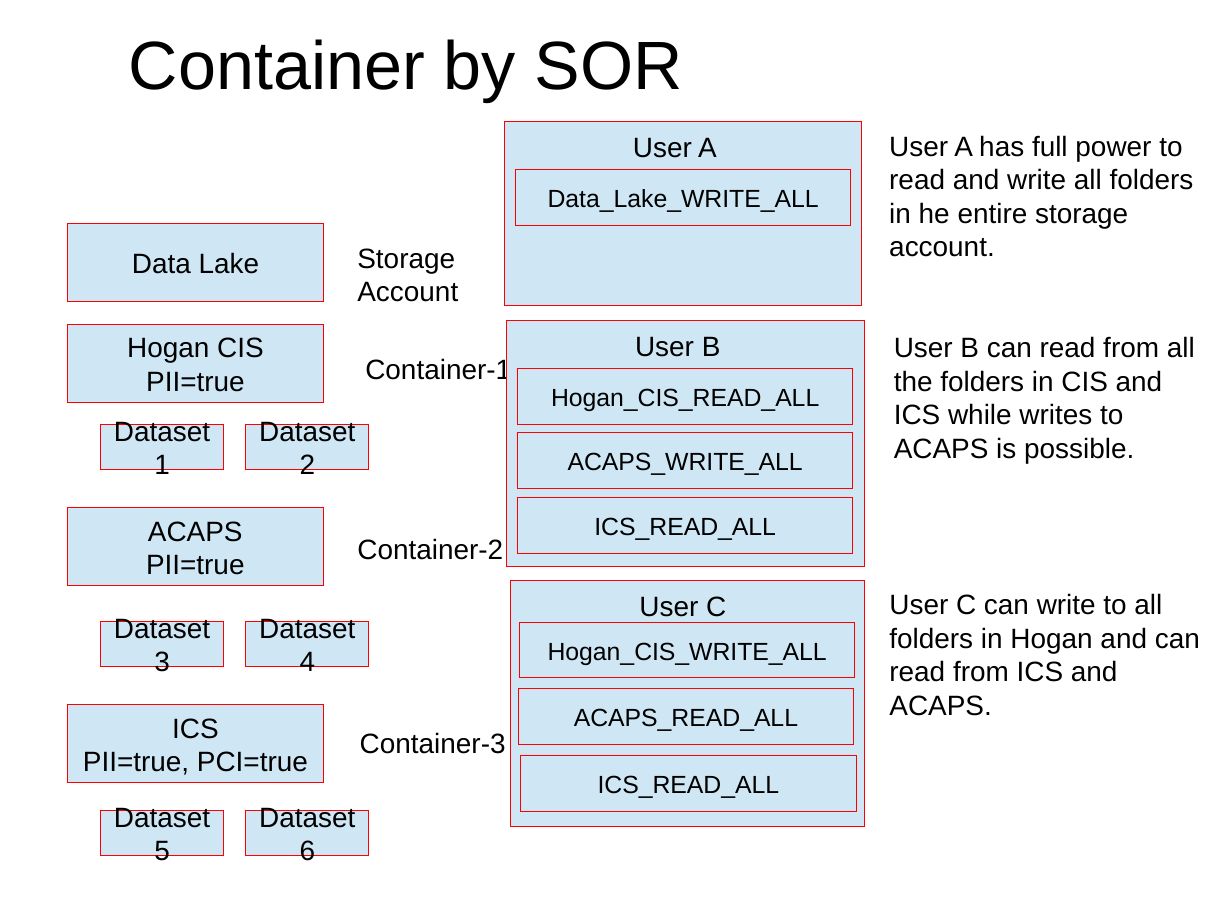
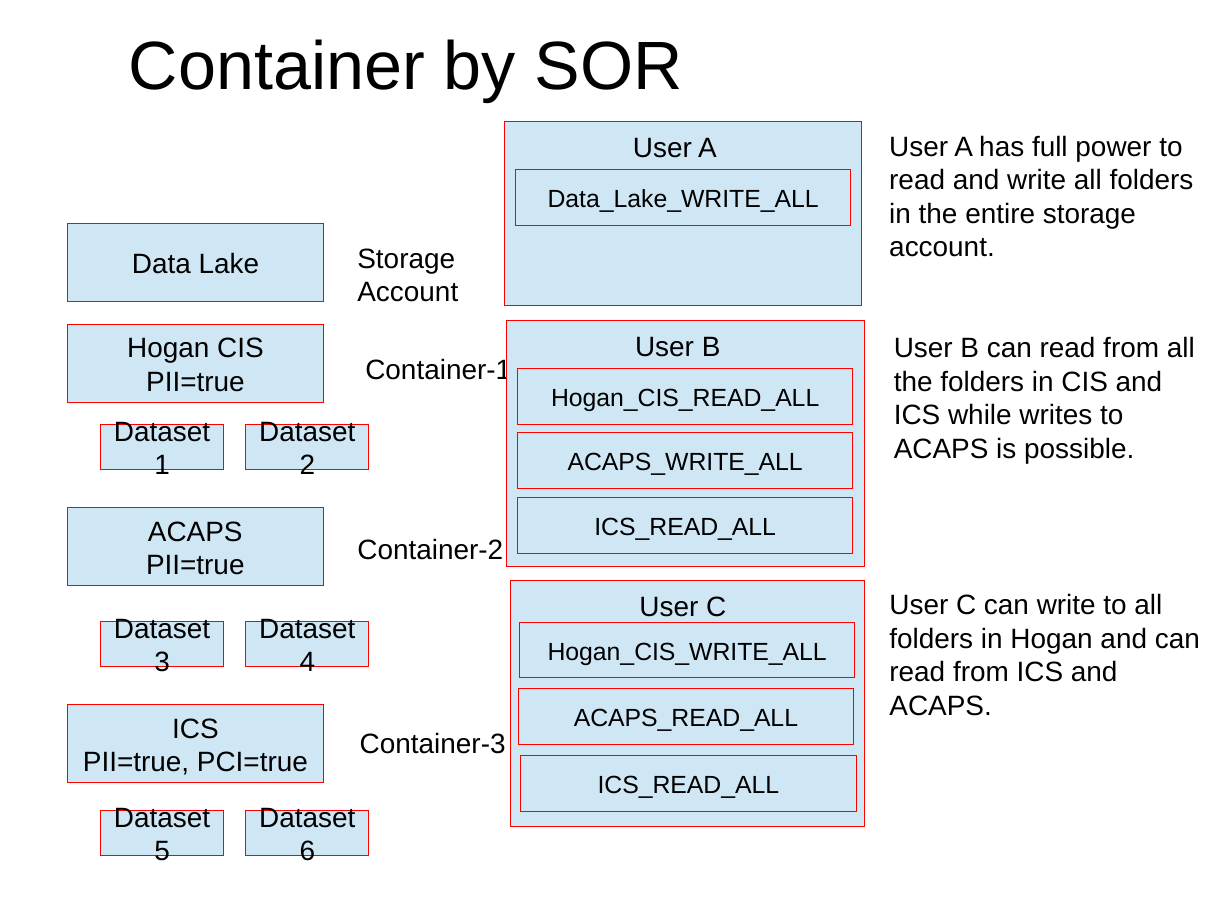
Before and after one commit to SowmyaVenky/AzureSynapseExperiments, a slide deck: slide 5 of ADLS_Security_Design.odp. Drawn at 1232x924 pixels with LibreOffice and Linux fonts; fonts in the diff are those of the drawing. Boxes give left, top, right and bottom in pixels: in the first picture for what was removed or moved away, otherwise in the second. Text is boxed around its words. In the diff, an @@ line names an element or a change of style, - is before the commit and + after.

```diff
--- a/ADLS_Security_Design.odp
+++ b/ADLS_Security_Design.odp
@@ text at box(889, 135, 1194, 257): text changed @@
-User A has full power to read and write all folders in he entire storage account.
+User A has full power to read and write all folders in the entire storage account.
```
Also in this commit, not shown: 3 other files.
